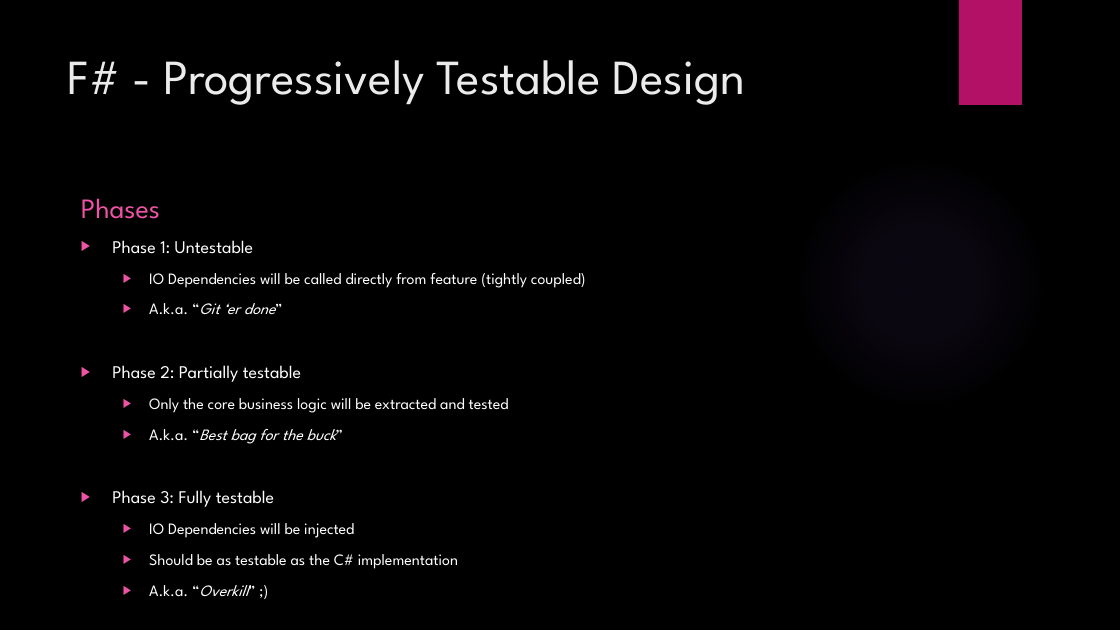
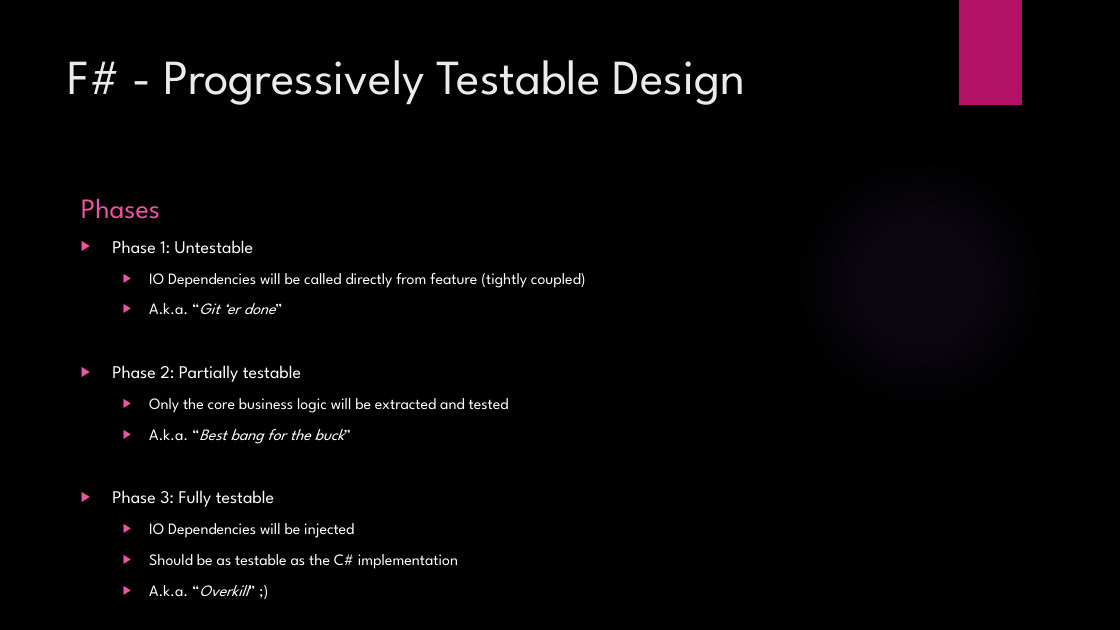
Before and after one commit to JordanMarr/TradeMinderFSharp, a slide deck: slide 13 of TradeMinder F# - C#.pptx (slide 12 before the commit). Drawn at 1120x630 pixels with LibreOffice and Linux fonts; fonts in the diff are those of the drawing; background and template pictures are left out. Boxes give left, top, right and bottom in pixels: in the first picture for what was removed or moved away, otherwise in the second. Text is boxed around its words. In the diff, an @@ line names an element or a change of style, - is before the commit and + after.

```diff
--- a/TradeMinder F# - C#.pptx
+++ b/TradeMinder F# - C#.pptx
@@ text at <box>149,429,344,444</box>: text changed @@
-  ▶ A.k.a. “Best bag for the buck”
+  ▶ A.k.a. “Best bang for the buck”
```
Also in this commit, not shown: 6 other slides changed, 3 slides added.
